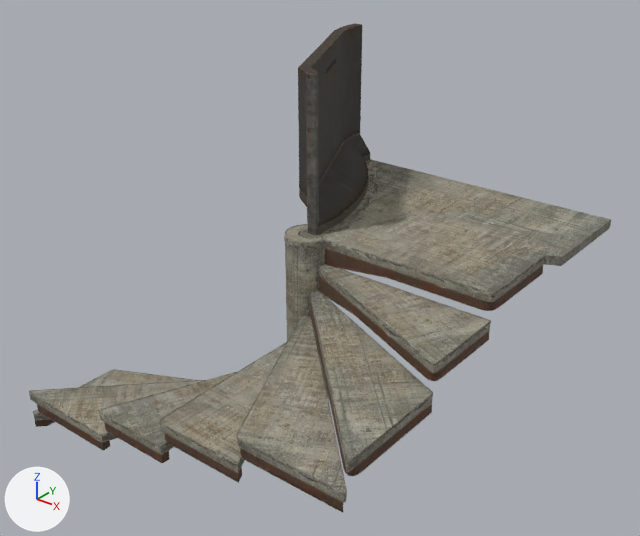
The glTF model public/models/spiral-stairs.armored.glb as it was, and as the next commit left it.
One viewpoint serves both versions: a 50 mm lens placed at (3.48, -4.22, 3.89), pointed at (0.08, 0.04, 1.25). Lighting does not change. The marker at lower left points along +X, +Y and +Z. The older version comes first. Vertices at exactly the same position are counted once.

Names of what the first picture shows: 'spiral-stairs.armored'.
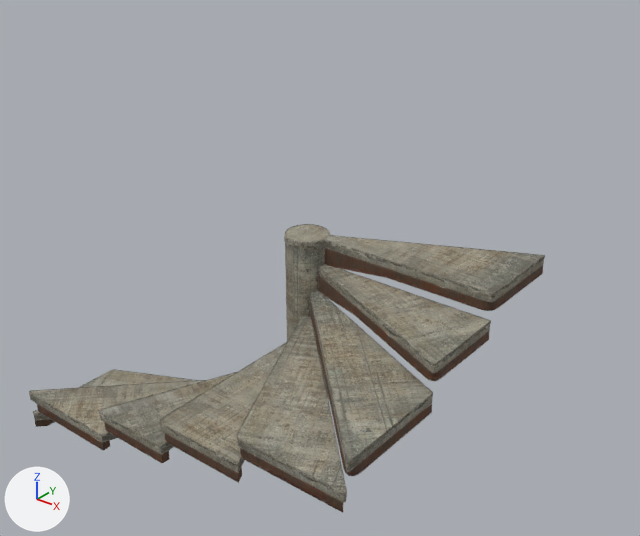
The change, as a diff of the scene's bpy script:
```diff
--- a/public/models/spiral-stairs.armored.glb.py
+++ b/public/models/spiral-stairs.armored.glb.py
@@ me_spiral_stairs_armored @@
 # used by ob_spiral_stairs_armored; location = (0.0, 0.0, 0.0)
-me_spiral_stairs_armored.from_pydata(...)  # 1279 vertices, 1769 faces; spans x -1.4..1.5, y -1.41..1.5, z 0.0..2.58
+me_spiral_stairs_armored.from_pydata(...)  # 982 vertices, 1242 faces; spans x -1.4..1.4, y -1.41..0.67, z 0.0..1.5
+# me_spiral_stairs_armored part 1: 297 vertices removed from x -0.74..1.5, y -0.1..1.5, z 1.44..2.58
 me_spiral_stairs_armored.materials.append(mat_atlas_toptier)
```

Location of each change, (x1, y1, x2, y2) in pixels of the pictures (640 x 536 px):
'spiral-stairs.armored', reshaped (11% narrower, 41% shorter): before (29, 23, 611, 513); after (29, 224, 545, 513)
part 1 of me_spiral_stairs_armored, deleted: before (297, 23, 611, 288)
